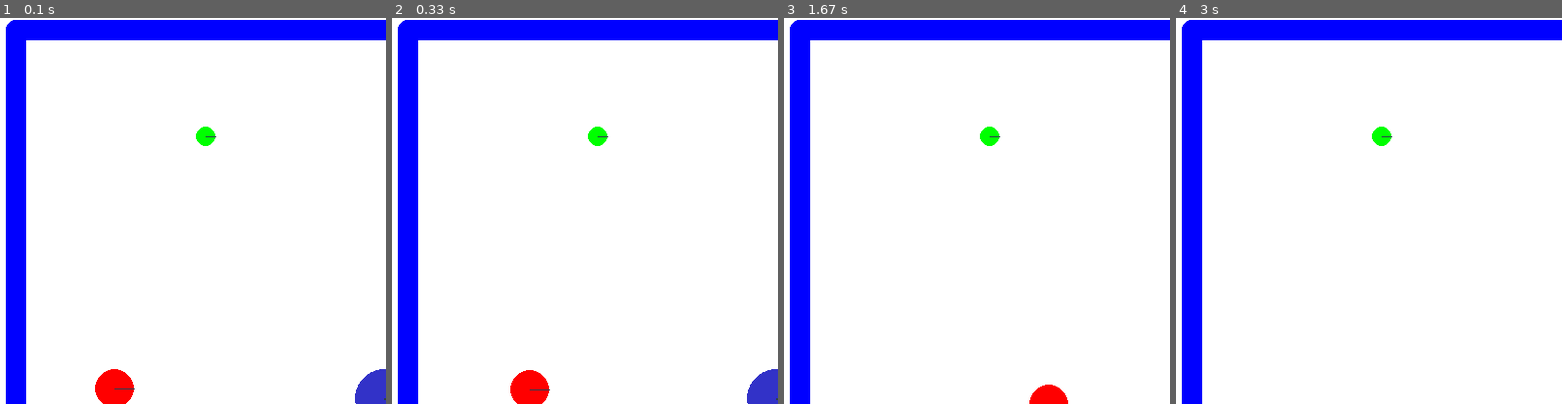
Above: before the commit, frames 1-4 (left to right).
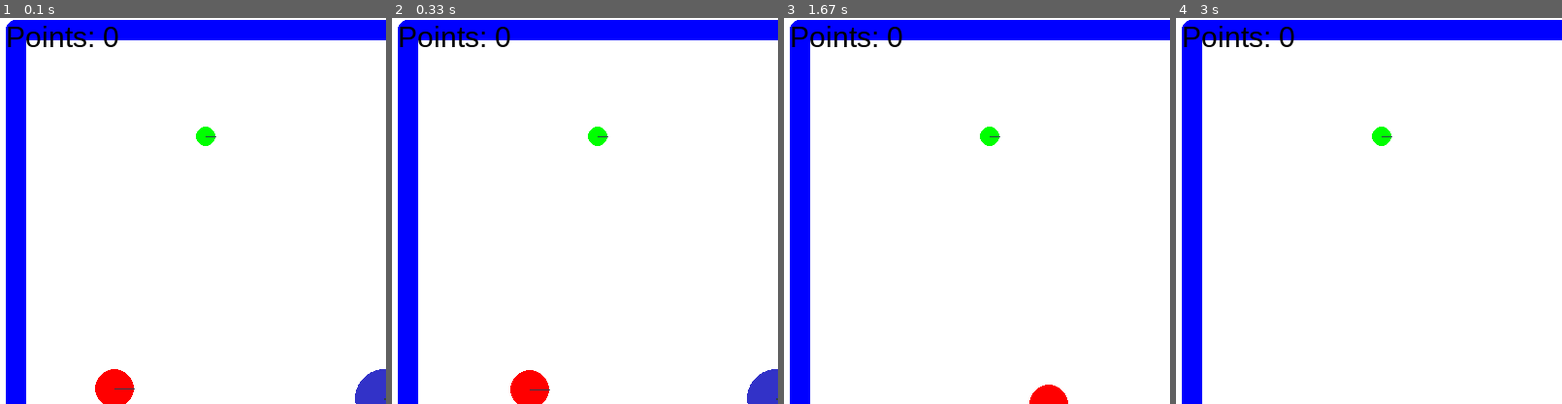
Above: after the commit, the same moments.

Repository: kvmilos/CPMII-project
Game: pygame game, started from screen_pygame.py
Same seed, same stepped clock (60 frames per second), same inputs: the game is played once before the commit and once after it.
Inputs:
- Up to frame 1 (0.1 s): no input
- Up to frame 2 (0.33 s): no input
- Up to frame 3 (1.67 s): hold D 0.33-0.8 s; hold W 0.83-1.13 s; hold D 1.17-1.63 s
- Up to frame 4 (3 s): hold A 1.67-2.2 s; hold S 2.23-2.53 s; hold A 2.57-2.97 s
The pictures show only the part of the screen within x 0-50%, y 1-51%; the shares and areas given below are measured in that part.

The runs differ from the first frame. In frame 1, 0.6% of the frame differs, in the area x 2-31%, y 2-8%; in frame 2, 0.6%; in frame 3, 0.6%; in frame 4, 0.6%.

Commit message:
points display

Diff:
--- a/screen_pygame.py
+++ b/screen_pygame.py
@@ -48,6 +48,7 @@
 
             # update points every frame
             simulation.update_points(dt)
+            self.display_points(simulation.points)
 
             # TODO: where to put this? also, what exact info do we need to output?
             # # info for future training (?)
